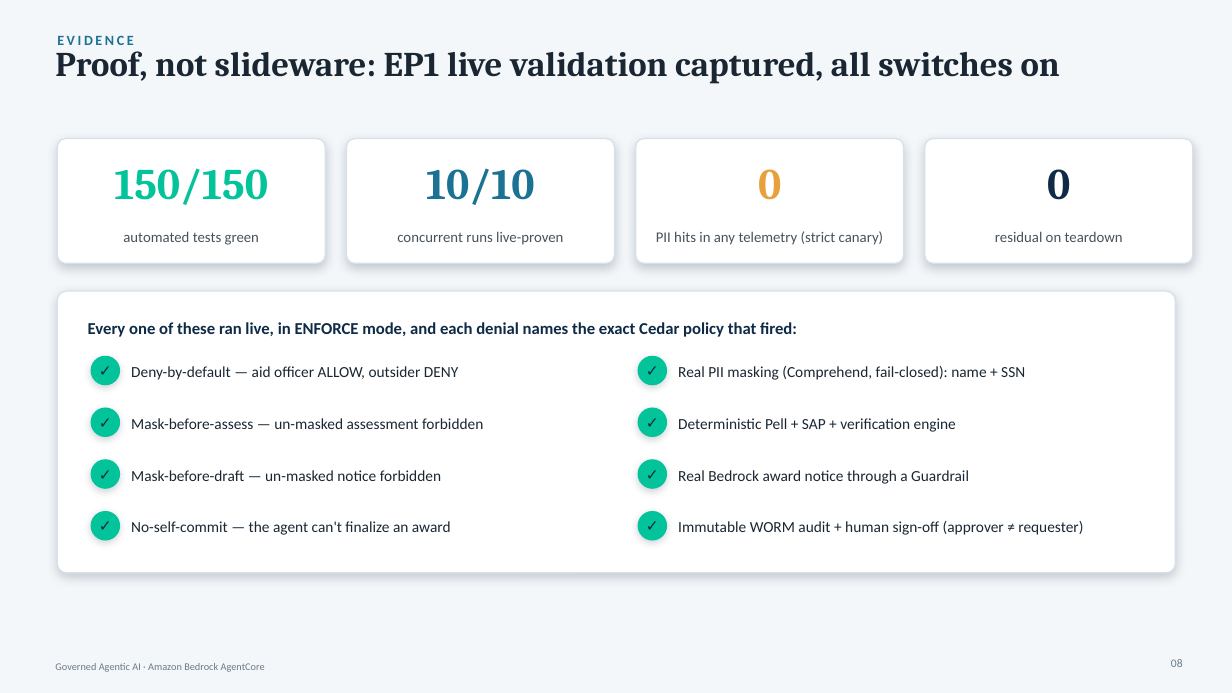
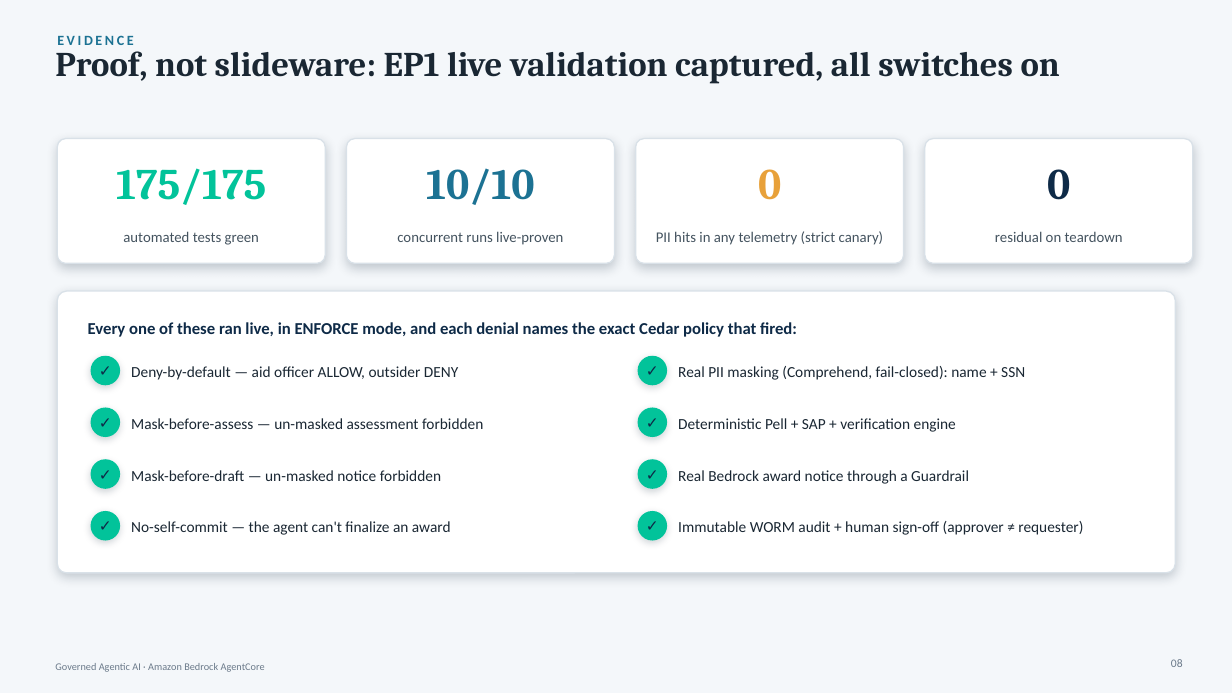
Before and after one commit to virtualryder/EDU_financial_aid_agent, a slide deck: slide 8 of docs/Financial-Aid-AgentCore-Leadership.pptx. Drawn at 1232x693 pixels with LibreOffice and Linux fonts; fonts in the diff are those of the drawing. Boxes give left, top, right and bottom in pixels: in the first picture for what was removed or moved away, otherwise in the second. Text is boxed around its words. In the diff, an @@ line names an element or a change of style, - is before the commit and + after.

```diff
--- a/docs/Financial-Aid-AgentCore-Leadership.pptx
+++ b/docs/Financial-Aid-AgentCore-Leadership.pptx
@@ text at (116,168,266,205): text changed @@
-150/150
+175/175
```
Also in this commit, not shown: 8 other files.
